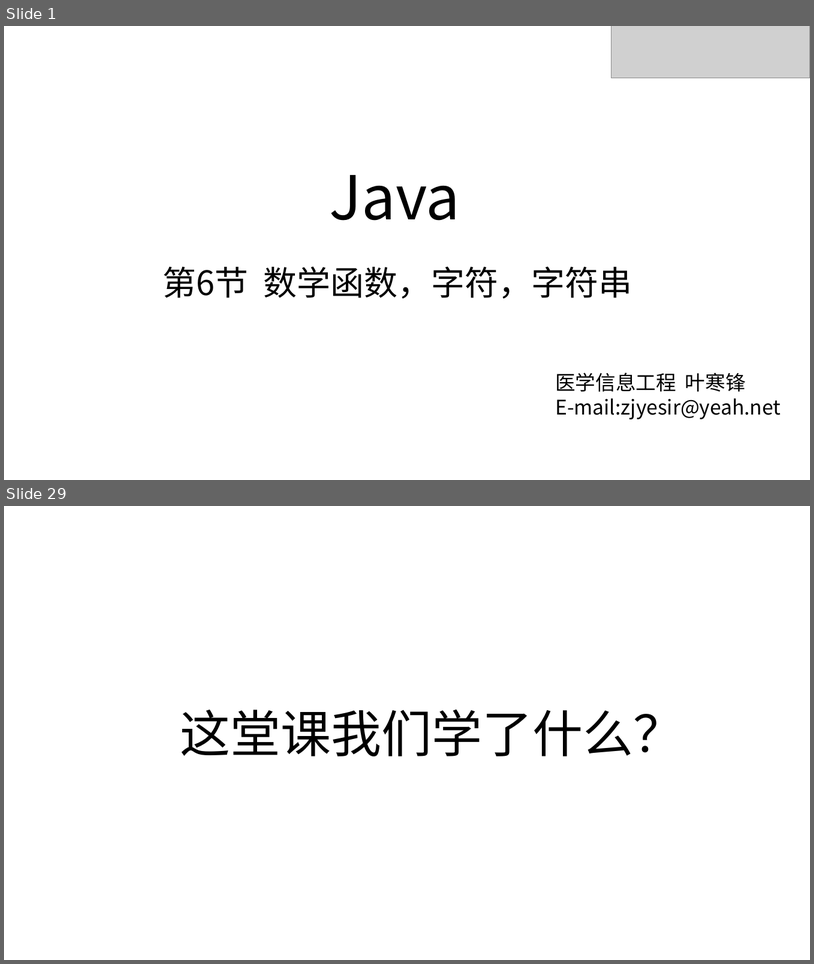
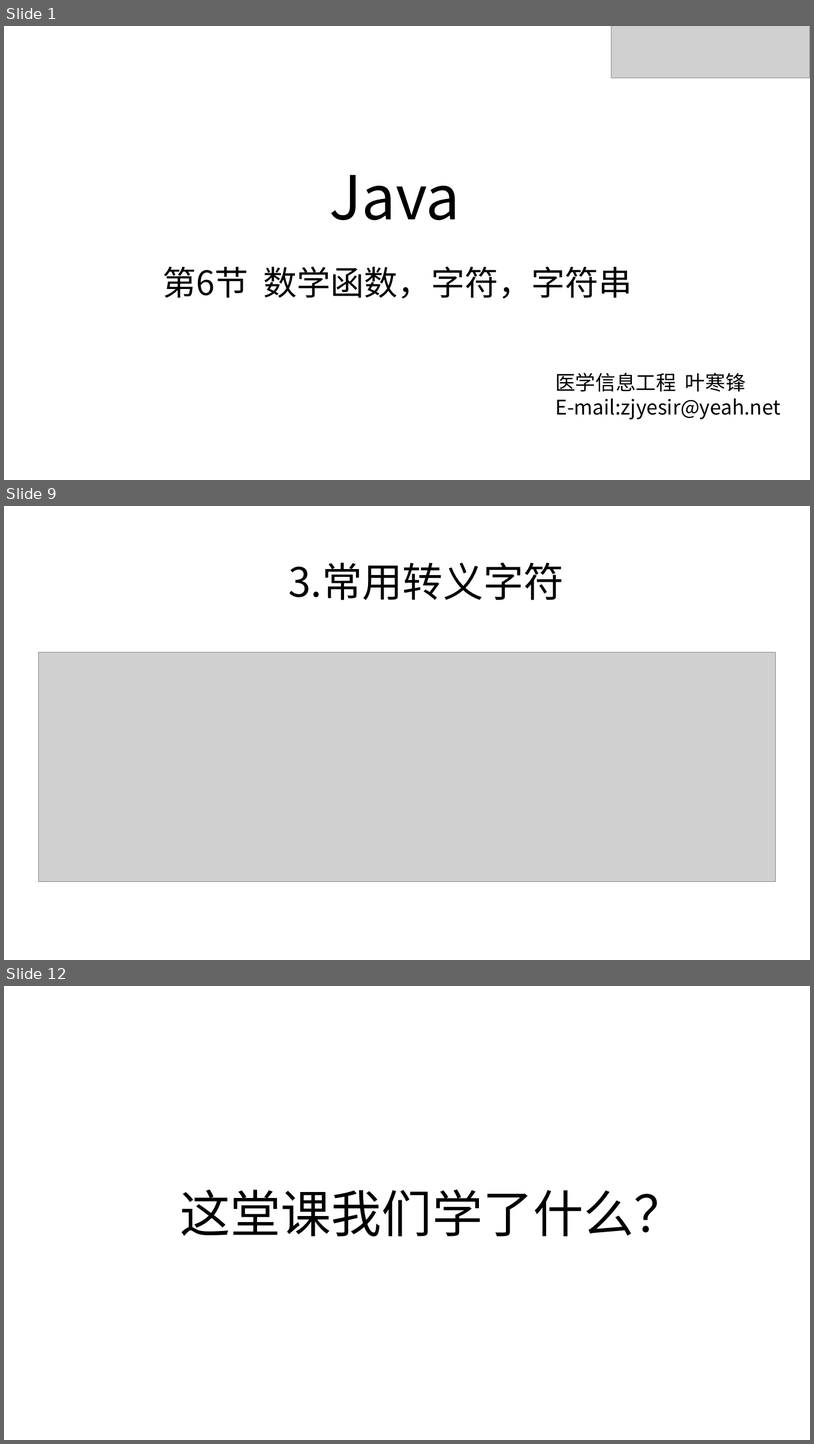
Before and after one commit to zjyesir/hmc_java_1, a slide deck: ppt/3 串.pptx. Shown one above the other, each under a label of ours: slides 1 and 29 before the commit, slides 1, 9 and 12 after it; the slides between them are not shown. The pictures are 814x964 and 814x1444 pixels, drawn with LibreOffice and Linux fonts; fonts in the diff are those of the drawing; grey boxes stand for pictures; background and template pictures are left out. Boxes give left, top, right and bottom in pixels: in the first picture for what was removed or moved away, otherwise in the second. Text is boxed around its words. In the diff, an @@ line names an element or a change of style, - is before the commit and + after.

Commit message:
数字函数，字符，字符串 章节好了

```diff
--- a/ppt/3 串.pptx
+++ b/ppt/3 串.pptx
@@ slide 9 added at (4,506,810,960), background picture (left out) @@
@@ text added at (289,562,564,600), 48 pt, text #000000 @@
+3.常用转义字符
@@ picture added at (38,652,776,882) @@
@@ what was slide 29 is now slide 12 @@
```
Also in this commit, not shown: 5 slides changed, 4 other slides added, 22 slides removed, 2 other files.
